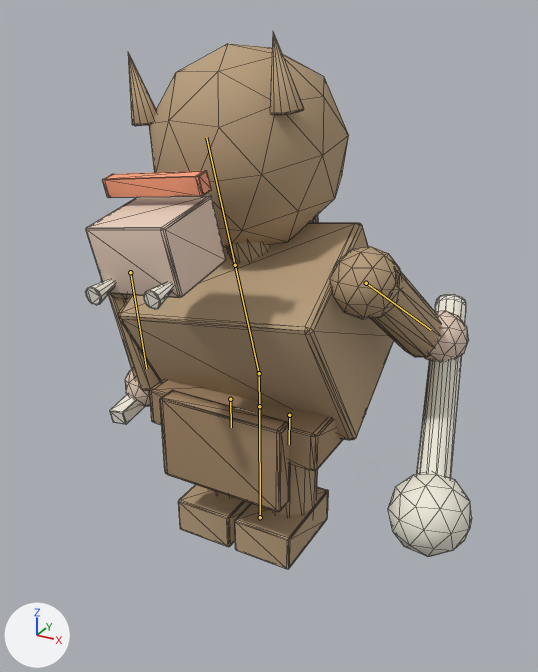
The glTF model adalides/assets/models/salvaje.glb: old version first, new version second.
Before and after are seen from a 50 mm camera at (1.054, -1.853, 1.515) aimed at (0.091, -0.102, 0.639). Every picture has the same lights, and +X, +Y and +Z are marked at lower left. The first picture is the older version. Both versions are drawn at frame 10 of the action 'attack'; the numbers are the values there. The bones that bend it are drawn over the model as lines. Mesh edges are drawn as thin lines.

The first picture shows 'salvaje'.
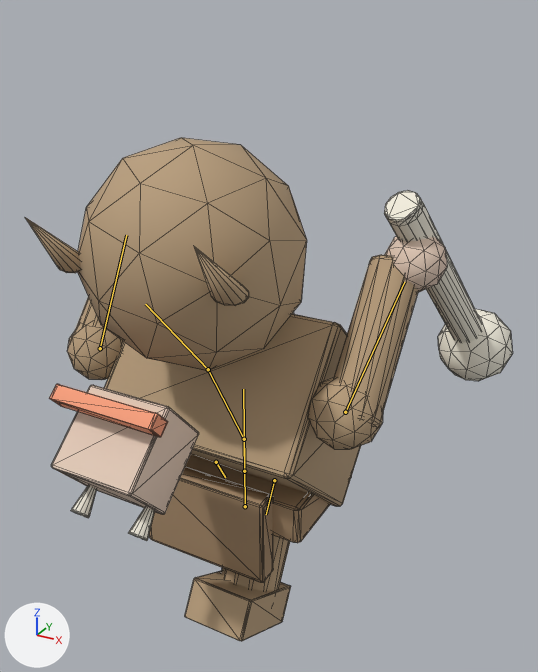
Pixel boxes [x1, y1, x2, y2] of what changed, in the pictures (538 x 672 px):
'salvaje', posed (26% wider, 6% shorter)
    before: [85, 32, 472, 569]
    after: [25, 138, 513, 641]
bone 'root', root to tip
    before: (260, 517) to (259, 406)
    after: (245, 506) to (243, 389)
bone 'hips', root to tip
    before: (259, 406) to (259, 376)
    after: (244, 471) to (244, 442)
bone 'leg.L', root to tip
    before: (230, 399) to (231, 427)
    after: (216, 462) to (225, 477)
bone 'leg.R', root to tip
    before: (289, 415) to (289, 444)
    after: (274, 480) to (266, 514)
bone 'spine', root to tip
    before: (259, 373) to (235, 265)
    after: (244, 439) to (208, 369)
bone 'arm.L', root to tip
    before: (130, 272) to (146, 368)
    after: (100, 348) to (126, 235)
bone 'arm.R', root to tip
    before: (366, 283) to (431, 330)
    after: (345, 412) to (404, 282)
bone 'head', root to tip
    before: (235, 265) to (206, 137)
    after: (208, 369) to (145, 304)

The edits, one by one:
Bone 'root' (bone_root) moves from (0.0, -0.111, 0.0) to (0.0, 0.0, 0.1).
Bone 'hips' (bone_hips) moves from (0.0, 0.0, 0.0) to (0.0, -0.3, 0.0).
Bone 'leg.L' (bone_leg_l) turns from (0, 0, 0) to (30, 0, 0) degrees about its own x, y and z.
Bone 'leg.R' (bone_leg_r) turns from (0, 0, 0) to (-30, 0, 0) degrees about its own x, y and z.
Bone 'spine' (bone_spine) turns from (9, 0, 7) to (30, 0, 0) degrees about its own x, y and z.
Bone 'arm.L' (bone_arm_l) turns from (0, 0, 0) to (110, 0, -10) degrees about its own x, y and z.
Bone 'arm.R' (bone_arm_r) turns from (41, 0, 0) to (110, 0, 10) degrees about its own x, y and z.
Bone 'head' (bone_head) turns from (0, 0, 0) to (12, 0, 0) degrees about its own x, y and z.
